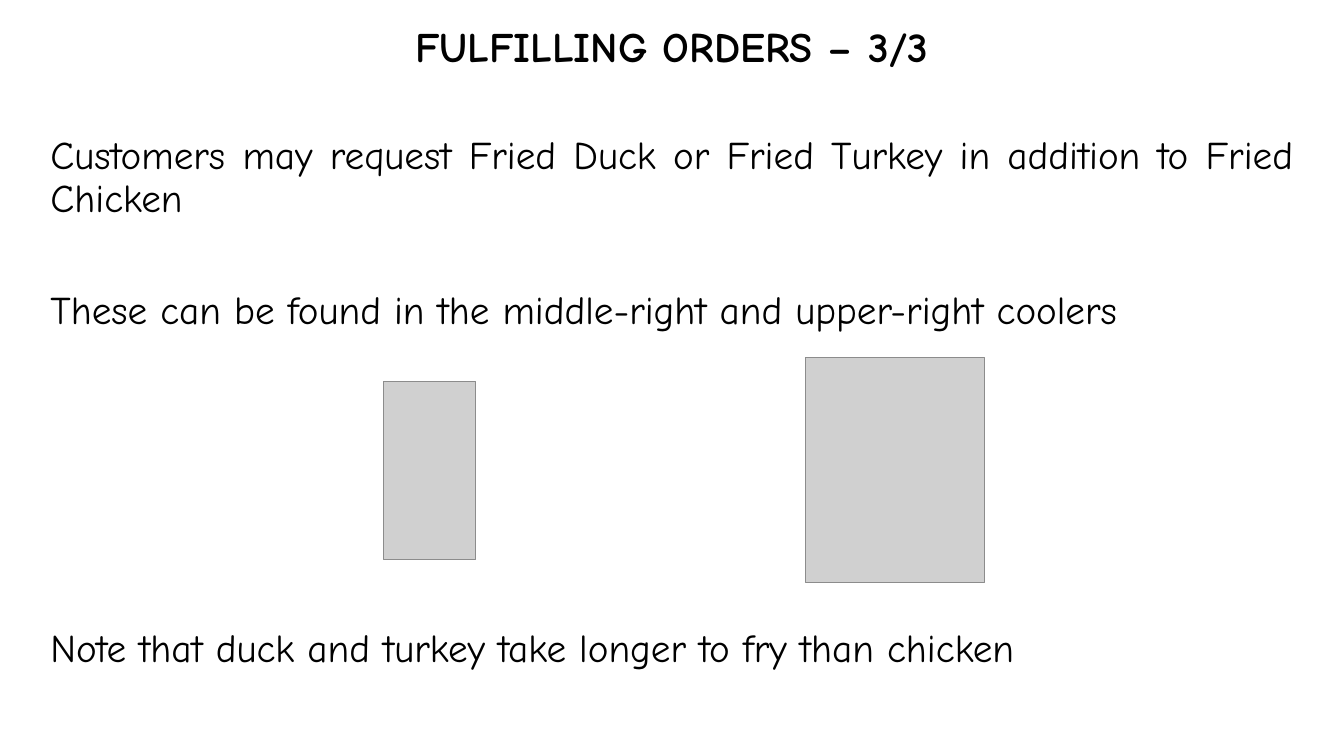
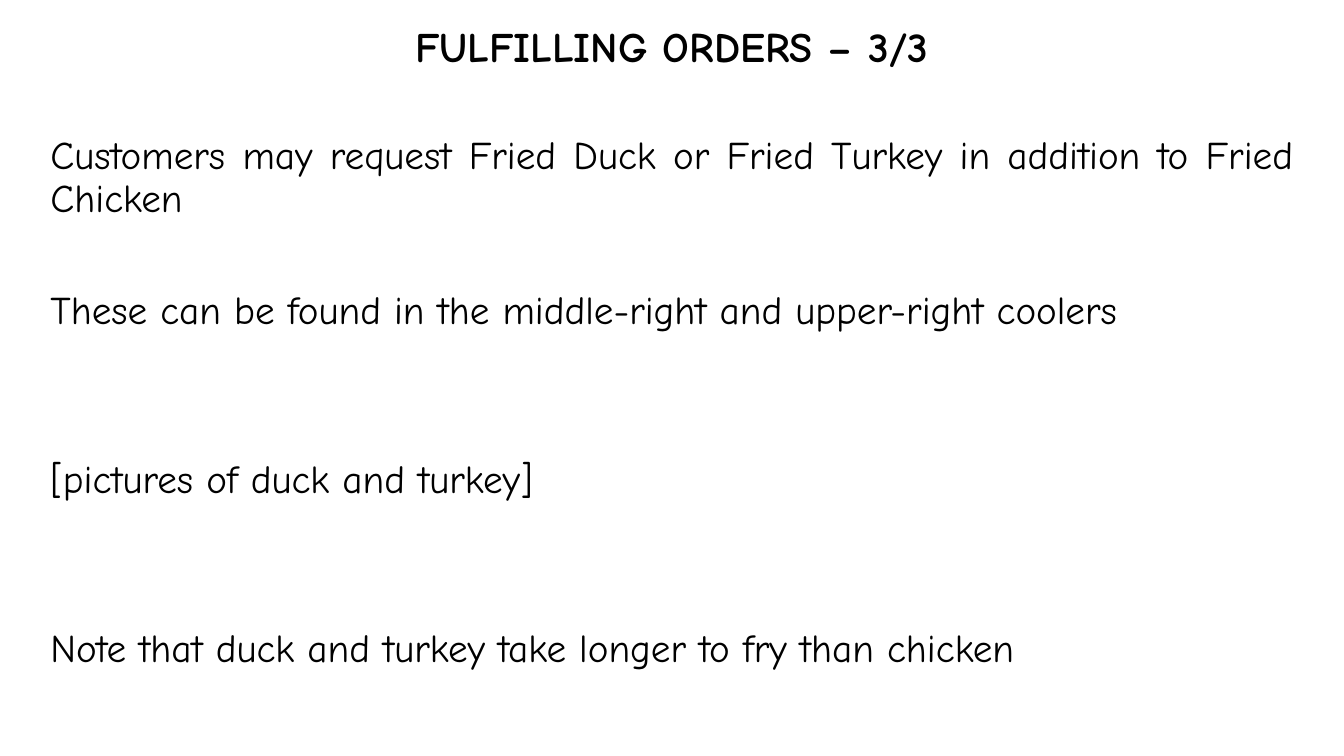
Before and after one commit to hwaet/LD48, a slide deck: slide 8 of Assets/Instructions/Source.pptx. Drawn at 1344x756 pixels with LibreOffice and Linux fonts; fonts in the diff are those of the drawing; grey boxes stand for pictures. Boxes give left, top, right and bottom in pixels: in the first picture for what was removed or moved away, otherwise in the second. Text is boxed around its words. In the diff, an @@ line names an element or a change of style, - is before the commit and + after.

```diff
--- a/Assets/Instructions/Source.pptx
+++ b/Assets/Instructions/Source.pptx
@@ picture removed at (806, 358, 984, 583) @@
@@ picture removed at (383, 381, 476, 560) @@
@@ text at (50, 461, 532, 501): paragraph added @@
+[pictures of duck and turkey]
```
Also in this commit, not shown: 9 other slides changed, 30 other files.
